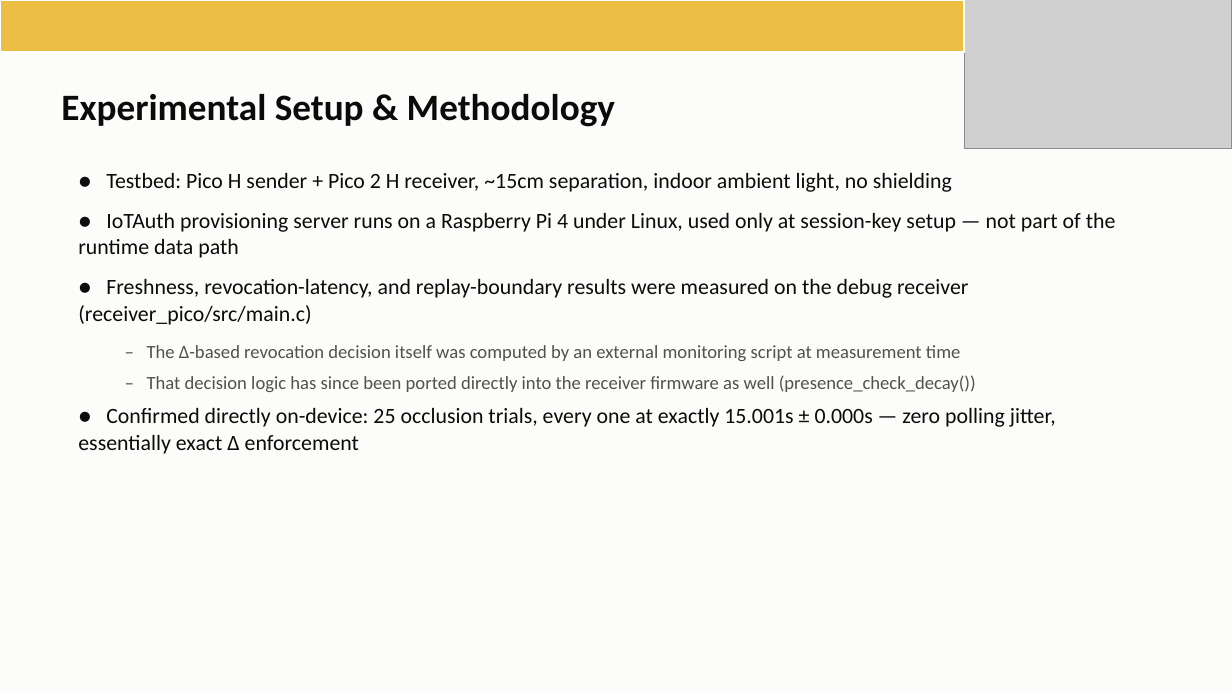
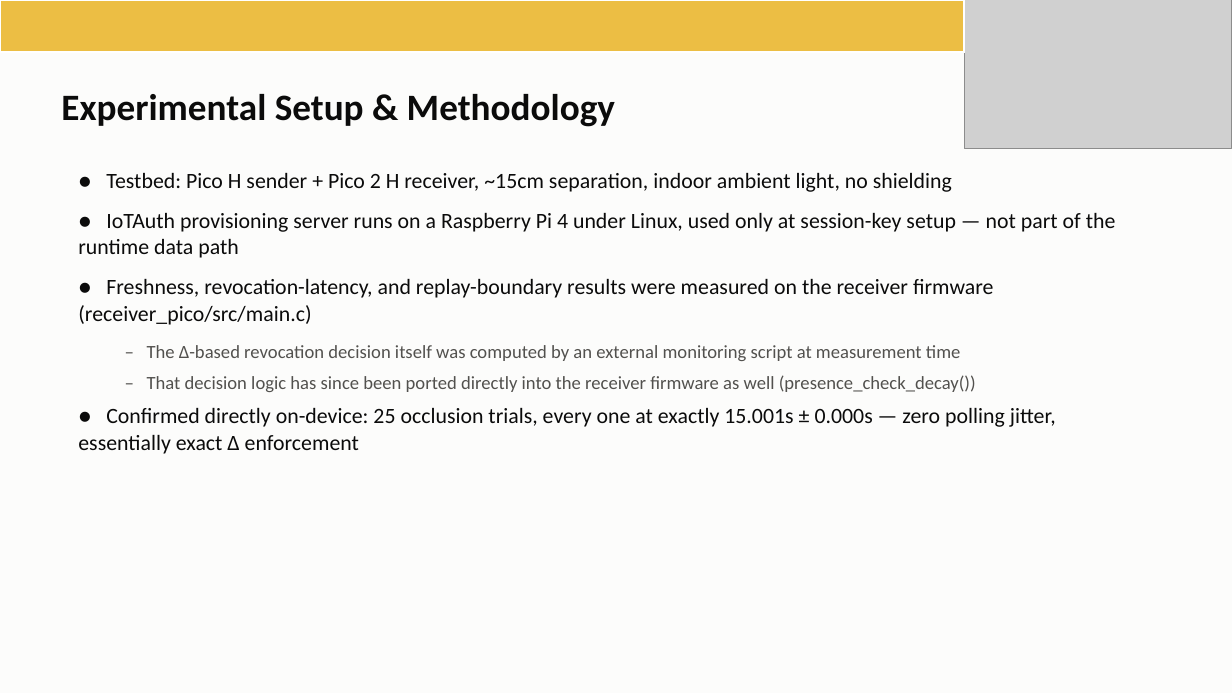
Before and after one commit to iotauth/lifi-auth, a slide deck: slide 16 of thesis_defense/lifi_thesis_defense.pptx. Drawn at 1232x693 pixels with LibreOffice and Linux fonts; fonts in the diff are those of the drawing; grey boxes stand for pictures. Boxes give left, top, right and bottom in pixels: in the first picture for what was removed or moved away, otherwise in the second. Text is boxed around its words. In the diff, an @@ line names an element or a change of style, - is before the commit and + after.

```diff
--- a/thesis_defense/lifi_thesis_defense.pptx
+++ b/thesis_defense/lifi_thesis_defense.pptx
@@ text at (x1=78, y1=279, x2=994, y2=325): text changed @@
-● Freshness, revocation-latency, and replay-boundary results were measured on the debug receiver (receiver_pico/src/main.c)
+● Freshness, revocation-latency, and replay-boundary results were measured on the receiver firmware (receiver_pico/src/main.c)
```
Also in this commit, not shown: 2 other slides changed, 4 other files.
